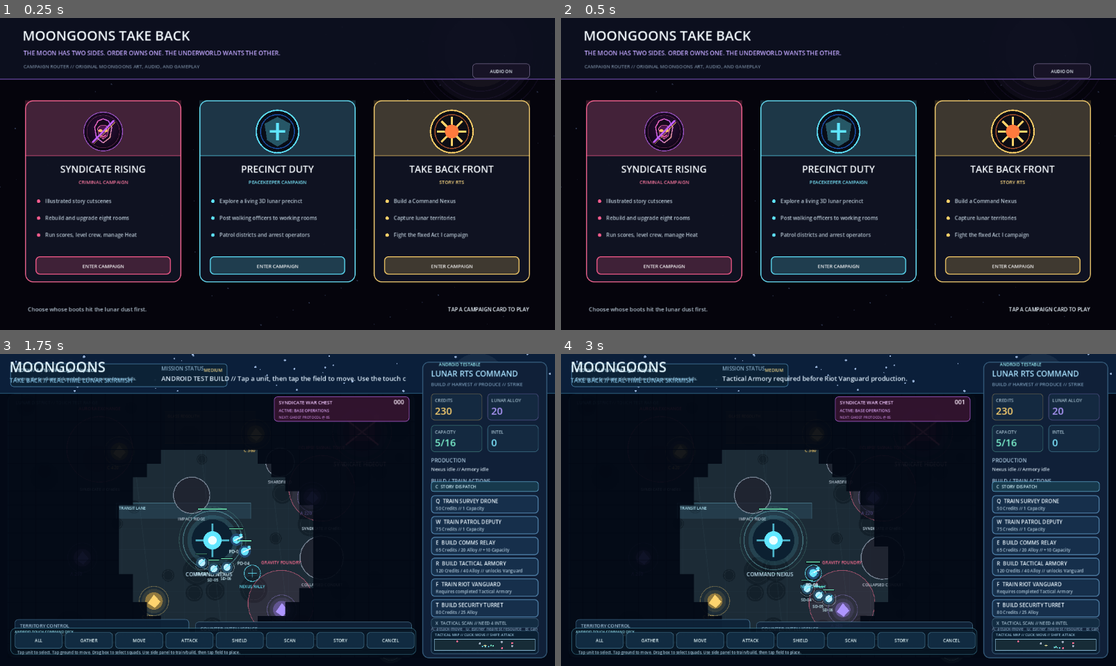
Above: before the commit, frames 1-4 (two rows, left to right).
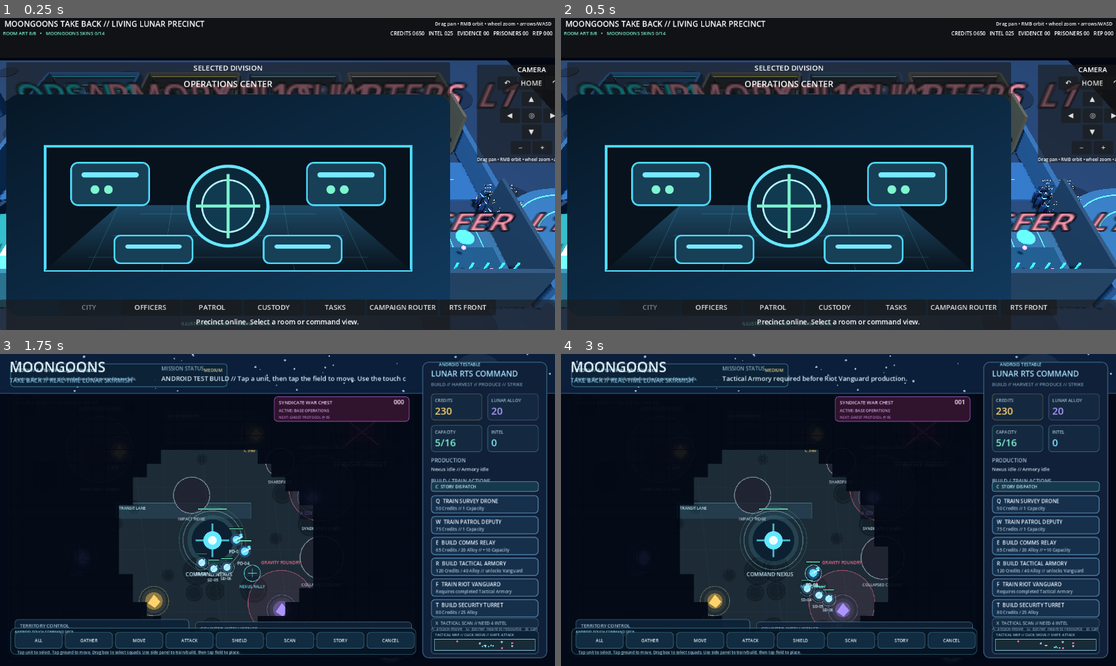
Above: after the commit, the same moments.

Repository: POTD725/MoonGoons-Take-Back
Game: Godot game, scene res://scenes/LivingPrecinct.tscn
Same seed, same stepped clock (60 frames per second), same inputs: the game is played once before the commit and once after it. Before the commit the project starts from res://scenes/CampaignRouter.tscn.
Inputs (mouse positions are in pixels of both pictures, inside the frame that each line leads up to):
- Up to frame 1 (0.25 s): no input
- Up to frame 2 (0.5 s): no input
- Up to frame 3 (1.75 s): click (399, 644) at 0.5 s, where only the run after the commit has a clickable "CAMPAIGN ROUTER"; tap Enter at 1.25 s; move the mouse to (399, 494) at 1.27 s; hold D from 1.28 s (still down); tap Q at 1.35 s; click (399, 494) at 1.42 s
- Up to frame 4 (3 s): release D at 2 s; drag from (727, 525) to (810, 572) at 2.02 s; move the mouse to (894, 441) at 2.77 s; hold D from 2.78 s (still down); tap F at 2.85 s

The runs differ from the first frame. In frame 1, 72% of the frame differs, in the area x 0-100%, y 0-100%; in frame 2, 72%; in frame 3, less than 0.1%; in frame 4, less than 0.1%.

Commit message:
Launch directly into the graphic living precinct

Diff:
--- a/project.godot
+++ b/project.godot
@@ -4,8 +4,8 @@
 
 [application]
 config/name="MoonGoons Take Back"
-config/version="0.5.0-living-campaigns"
-run/main_scene="res://scenes/CampaignRouter.tscn"
+config/version="0.6.0-graphic-city-start"
+run/main_scene="res://scenes/LivingPrecinct.tscn"
 config/features=PackedStringArray("4.3", "GL Compatibility")
 config/icon="res://assets/android/icon.svg"
 
